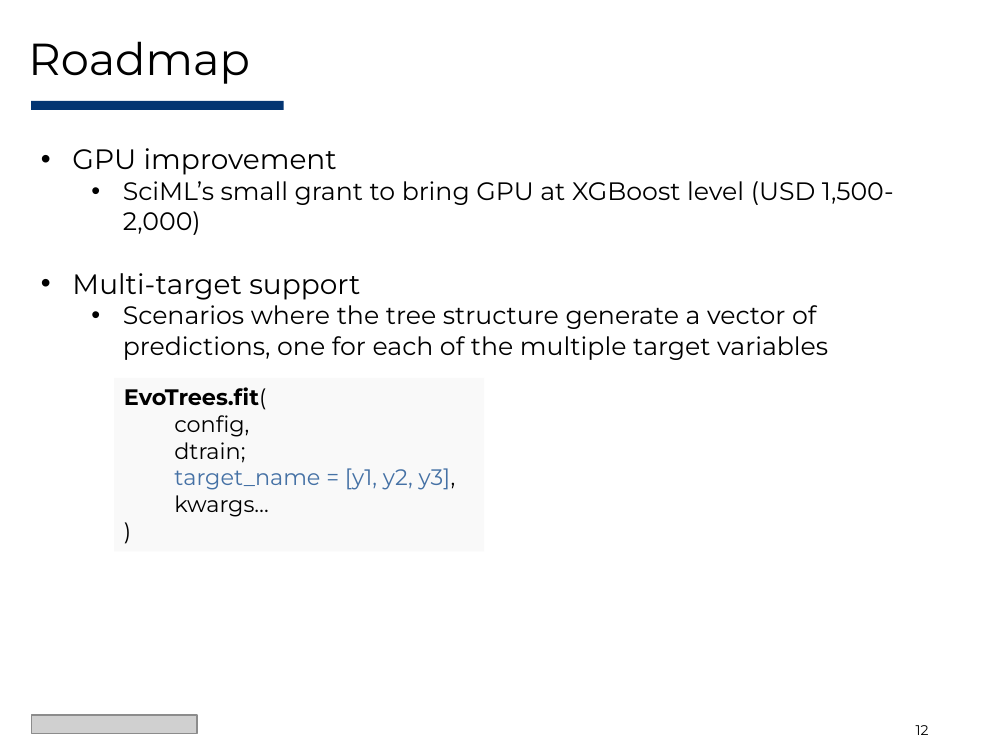
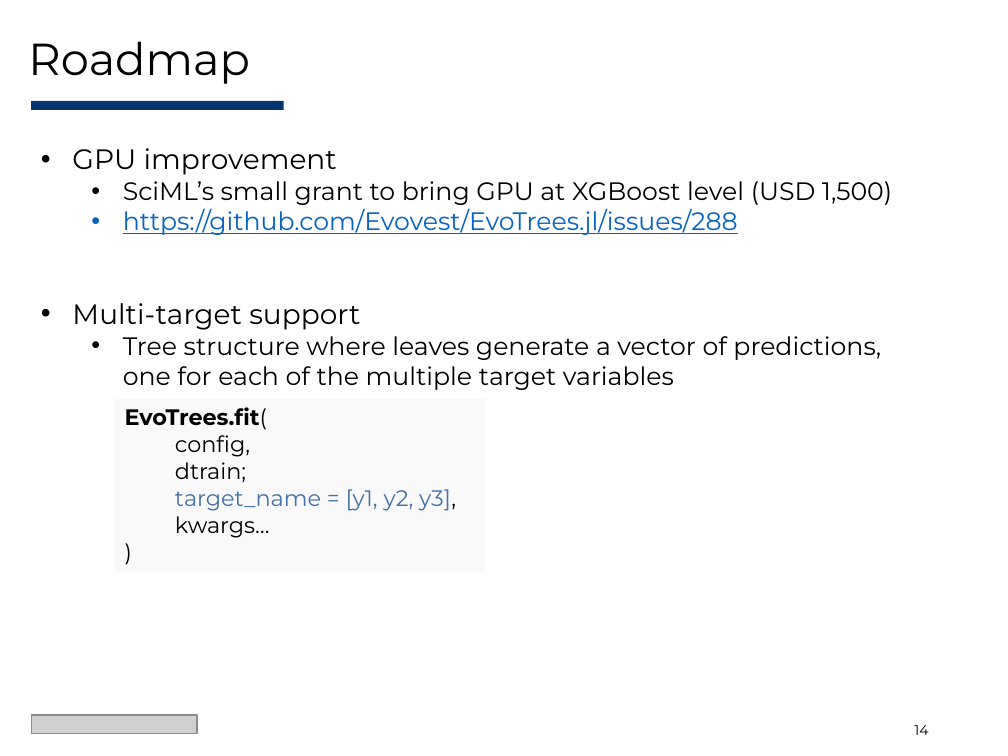
Before and after one commit to Evovest/EvoTrees.jl, a slide deck: slide 14 of docs/juliacon/EvoTrees-JuliaCon2025.pptx (slide 12 before the commit). Drawn at 1008x756 pixels with LibreOffice and Linux fonts; fonts in the diff are those of the drawing; grey boxes stand for pictures. Boxes give left, top, right and bottom in pixels: in the first picture for what was removed or moved away, otherwise in the second. Text is boxed around its words. In the diff, an @@ line names an element or a change of style, - is before the commit and + after.

```diff
--- a/docs/juliacon/EvoTrees-JuliaCon2025.pptx
+++ b/docs/juliacon/EvoTrees-JuliaCon2025.pptx
@@ text at (x1=123, y1=181, x2=892, y2=235): text changed @@
-  • SciML’s small grant to bring GPU at XGBoost level (USD 1,500-2,000)
+  • SciML’s small grant to bring GPU at XGBoost level (USD 1,500)
+  • https://github.com/Evovest/EvoTrees.jl/issues/288
@@ text at (x1=123, y1=336, x2=881, y2=390): text changed @@
-  • Scenarios where the tree structure generate a vector of predictions, one for each of the multiple target variables
+  • Tree structure where leaves generate a vector of predictions, one for each of the multiple target variables
@@ text "EvoTrees.fit(" moved from (x1=124, y1=387, x2=456, y2=517) to (x1=125, y1=407, x2=456, y2=538) @@
@@ page number at (x1=914, y1=725, x2=928, y2=735): text changed @@
-12
+14
```
Also in this commit, not shown: 8 other slides changed, 2 slides added, 19 other files.
